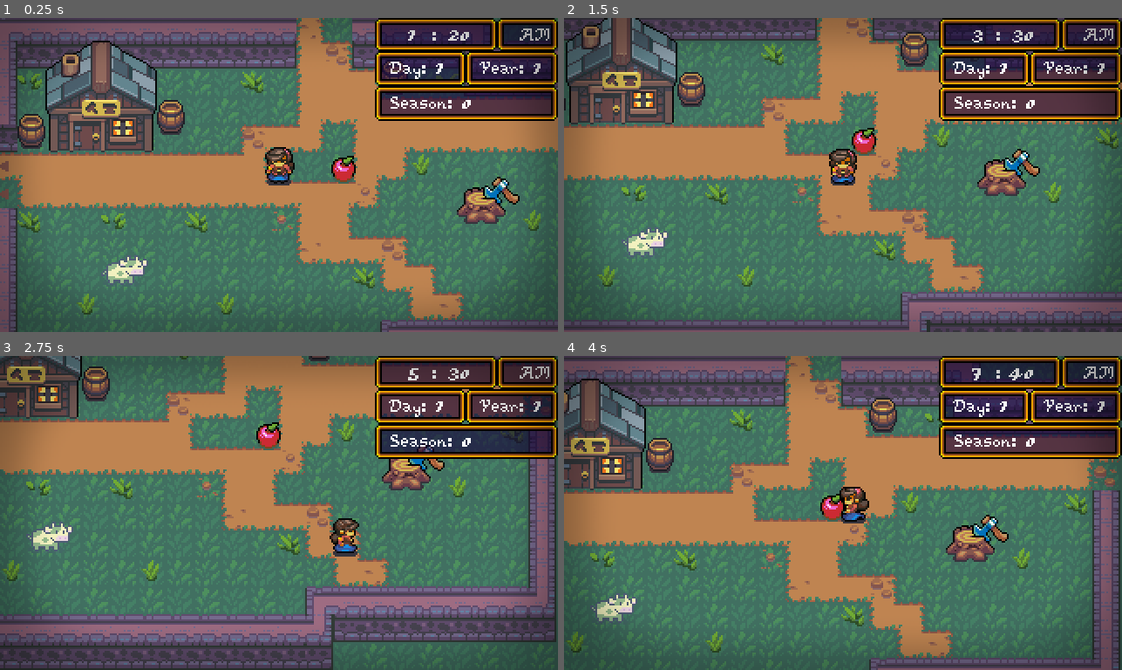
Above: before the commit, frames 1-4 (two rows, left to right).
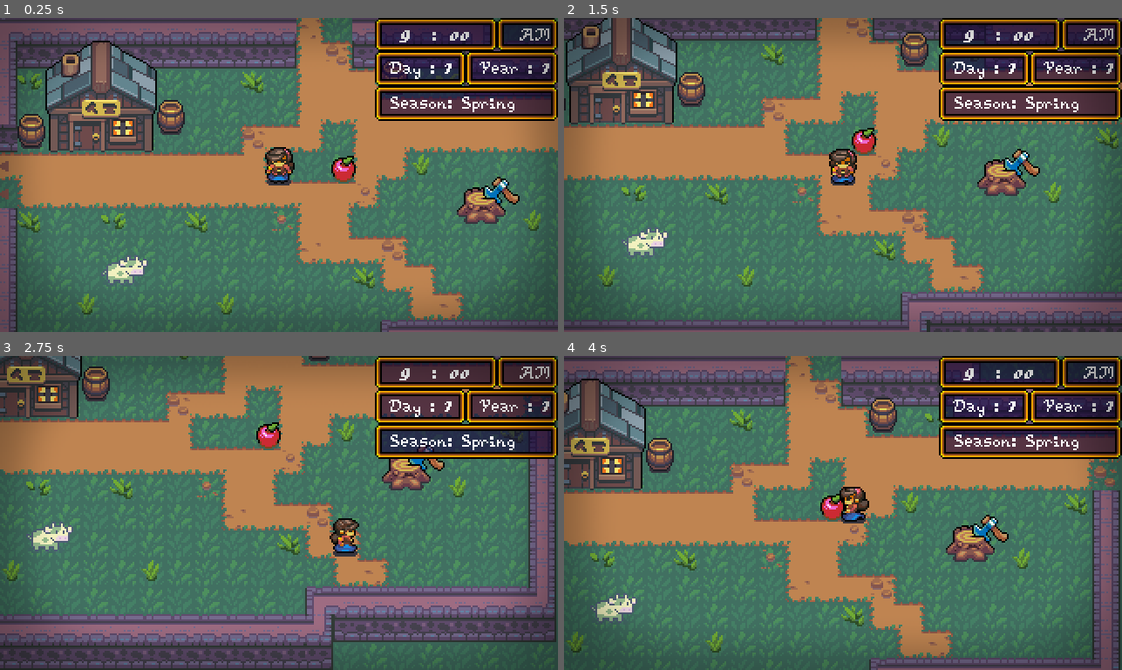
Above: after the commit, the same moments.

Repository: KenzieLippa/TwistedValley
Game: Godot game, scene res://World/Locations/Town.tscn
The game is run twice, just before and just after one commit, with the same random seed, the same clock (stepped at 60 frames per second) and the same inputs. Sound files missing from this copy of the repository are replaced by a short silence.
Inputs:
- Up to frame 1 (0.25 s): no input
- Up to frame 2 (1.5 s): tap Enter (ui_accept) at 0.5, 0.77 s; hold Right (ui_right) 0.53-1.28 s; hold Down (ui_down) from 1.28 s (still down)
- Up to frame 3 (2.75 s): tap Enter (ui_accept) at 1.52 s; release Down (ui_down) at 2.03 s; hold Right (ui_right) from 2.03 s (still down)
- Up to frame 4 (4 s): release Right (ui_right) at 2.78 s; hold Up (ui_up) 2.78-3.53 s; tap Enter (ui_accept) at 3.02, 3.77 s; hold Left (ui_left) from 3.53 s (still down)

The runs differ from the first frame. In frame 1, 0.4% of the frame differs, in the area x 71-99%, y 3-30%; in frame 2, 0.4%; in frame 3, 0.4%; in frame 4, 0.4%.

Commit message:
some small tweaks
fixed the save ability, there was a typo

Diff:
--- a/Singletons/EnviromentStash.gd
+++ b/Singletons/EnviromentStash.gd
@@ -9,7 +9,7 @@
 enum Weather {SUNNY, CLOUDY, RAINING, SNOWING}
 var currWeather = Weather.SUNNY
 var currMinute = 0
-var currHour = 1
+var currHour = 9
 
 #var date_and_time = RefrenceStash.dateAndTime
 
--- a/Singletons/SaveManager.gd
+++ b/Singletons/SaveManager.gd
@@ -81,7 +81,7 @@
 	EnviromentStash.currDay = load_data.enviroment.date
 	EnviromentStash.currMinute= load_data.enviroment.minute
 	EnviromentStash.currHour = load_data.enviroment.hour
-	EnviromentStash.currYear = load_data.enciroment.year
+	EnviromentStash.currYear = load_data.enviroment.year
 	EnviromentStash.currSeason = load_data.enviroment.season
 	EnviromentStash.currWeather = load_data.enviroment.weather
 
--- a/UI/Date/DateAndTime.tscn
+++ b/UI/Date/DateAndTime.tscn
@@ -6,7 +6,7 @@
 script = ExtResource( 1 )
 
 [node name="Minutes" type="Timer" parent="."]
-wait_time = 0.1
+wait_time = 10.0
 autostart = true
 
 [connection signal="timeout" from="Minutes" to="." method="_on_Minutes_timeout"]
--- a/UI/Date/DateUI.tscn
+++ b/UI/Date/DateUI.tscn
@@ -49,6 +49,7 @@
 margin_right = 15.0
 margin_bottom = 11.0
 theme = ExtResource( 2 )
+text = "9"
 
 [node name="MarginContainer2" type="MarginContainer" parent="VBoxContainer/HBoxContainer/PanelContainer/MarginContainer/HBoxContainer"]
 margin_left = 19.0
@@ -74,6 +75,7 @@
 margin_bottom = 11.0
 grow_horizontal = 0
 theme = ExtResource( 2 )
+text = "00"
 align = 2
 
 [node name="PanelContainer2" type="PanelContainer" parent="VBoxContainer/HBoxContainer"]
@@ -90,6 +92,7 @@
 margin_right = 31.0
 margin_bottom = 15.0
 theme = ExtResource( 2 )
+text = "AM"
 align = 2
 
 [node name="HBoxContainer2" type="HBoxContainer" parent="VBoxContainer"]
--- a/save.json
+++ b/save.json
@@ -1 +1 @@
-{"current_scene":"res://World/Locations/Town.tscn","enviroment":{"date":11,"time":"12:00","season":0,"weather":0},"player":{"x":150,"y":77},"stats":{"level":1,"health":10,"experience":0},"inventory":[{"resource_path":"res://Items/AppleItem.tres","amount":1}],"world_data":{}}
+{"current_scene":"res://World/Locations/Town.tscn","enviroment":{"date":1,"minute":0,"hour":3,"year":1,"season":0,"weather":0},"player":{"x":150,"y":77},"stats":{"level":1,"health":10,"experience":0},"inventory":[{"resource_path":"res://Items/AppleItem.tres","amount":1}],"world_data":{}}
